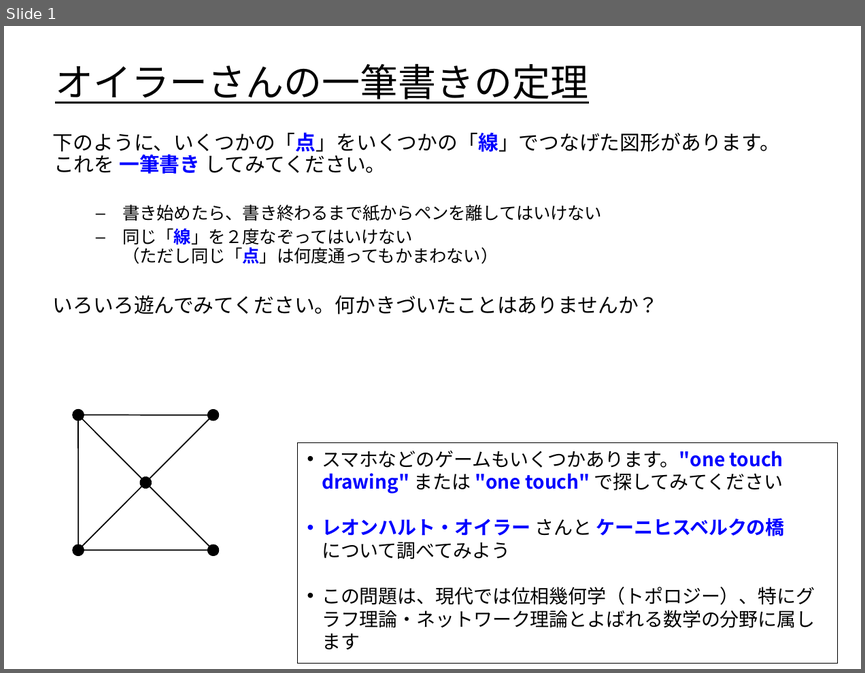
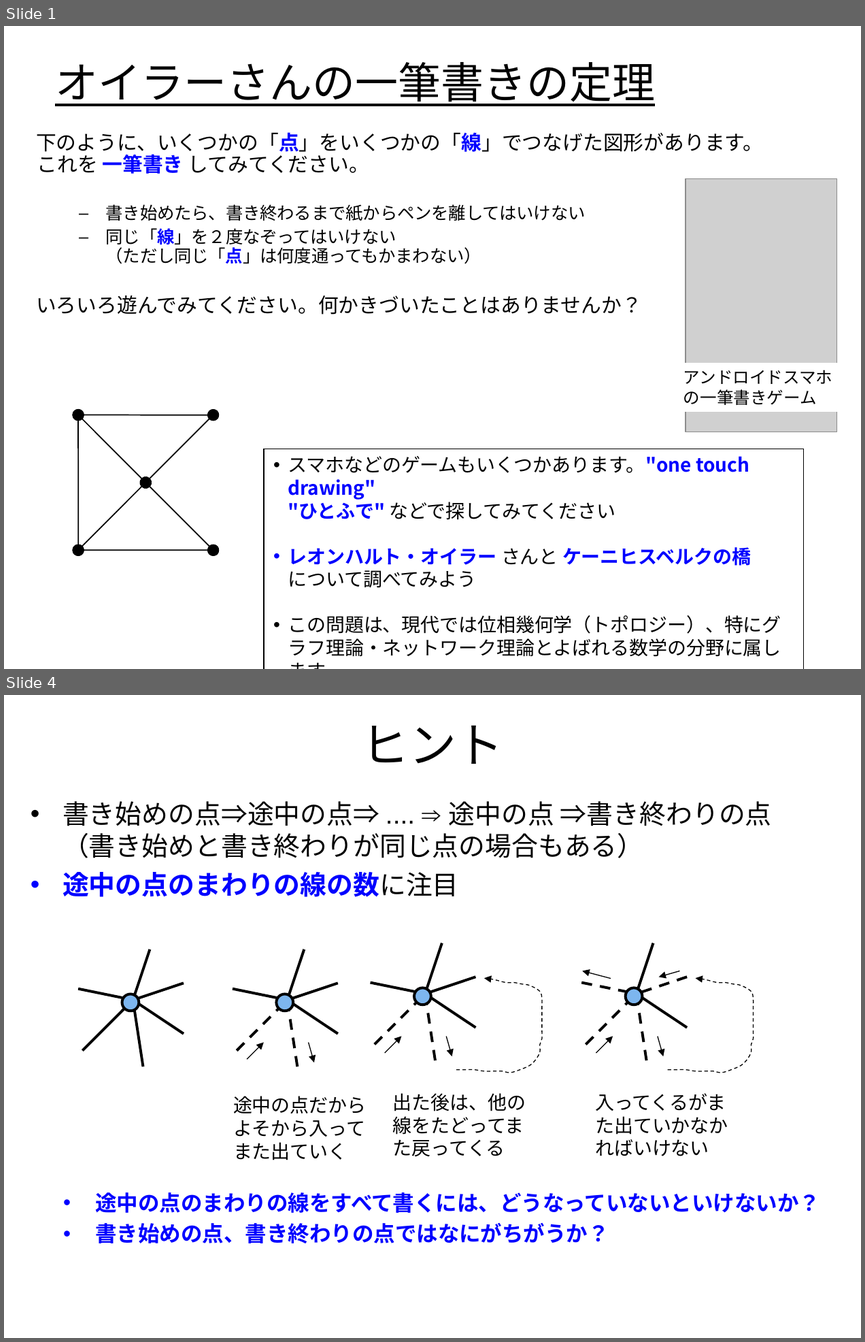
Before and after one commit to kuh96/qzz, a slide deck: one-touch.ppt. Shown one above the other, each under a label of ours: slide 1 before the commit, slides 1 and 4 after it; the slides between them are not shown. The pictures are 865x673 and 865x1342 pixels, drawn with LibreOffice and Linux fonts; fonts in the diff are those of the drawing; grey boxes stand for pictures. Boxes give left, top, right and bottom in pixels: in the first picture for what was removed or moved away, otherwise in the second. Text is boxed around its words. In the diff, an @@ line names an element or a change of style, - is before the commit and + after.

```diff
--- a/one-touch.ppt
+++ b/one-touch.ppt
@@ slide 4 added at (4,695,861,1338), background #FFFFFF @@
@@ title added at (361,725,504,764), 40 pt, text #000000 @@
+ヒント
@@ text added at (62,801,772,897), 22.2 pt, text #000000 @@
+• 書き始めの点⇒途中の点⇒ .... ⇒ 途中の点 ⇒書き終わりの点
+  （書き始めと書き終わりが同じ点の場合もある）
+• 途中の点のまわりの線の数に注目
@@ group added at (581,943,753,1072): 6 lines, 4 arrows, 1 freeform shape, 1 ellipse @@
@@ group added at (79,949,184,1066): 6 lines, 1 ellipse @@
@@ group added at (232,949,338,1066): 6 lines, 2 arrows, 1 ellipse @@
@@ group added at (370,943,542,1072): 6 lines, 2 arrows, 1 freeform shape, 1 ellipse @@
@@ text added at (233,1096,366,1160), 16 pt, text #000000 @@
+途中の点だから
+よそから入って
+また出ていく
@@ text added at (393,1093,526,1156), 16 pt, text #000000 @@
+出た後は、他の線をたどってまた戻ってくる
@@ text added at (595,1093,728,1156), 16 pt, text #000000 @@
+入ってくるがまた出ていかなかればいけない
@@ text added at (95,1192,820,1243), 18 pt, text #0000FF, bold @@
+• 途中の点のまわりの線をすべて書くには、どうなっていないといけないか？
+• 書き始めの点、書き終わりの点ではなにがちがうか？
@@ slide 1 changed as well @@
@@ title "オイラーさんの一筆書きの定理" at (55,62,655,106): size 32 to 36 pt @@
@@ text "下のように、いくつかの「点」をいくつかの「線」でつなげた図形があります。 これを 一筆書き してみてください。": place and size @@
-text "下のように、いくつかの「点」をいくつかの「線」でつなげた図形があります。 これを 一筆書き してみてください。" at (53,132,780,314)
+text "下のように、いくつかの「点」をいくつかの「線」でつなげた図形があります。 これを 一筆書き してみてください。" at (36,132,763,314)
@@ picture added at (685,178,837,431) @@
@@ rectangle added at (675,363,842,412), fill #FFFFFF, 14 pt, text #000000 @@
+アンドロイドスマホ
+の一筆書きゲーム
@@ rectangle "スマホなどのゲームもいくつかあります。"one touch drawing" "ひとふで" などで探してみてください": place and size @@
-rectangle "スマホなどのゲームもいくつかあります。"one touch drawing" "ひとふで" などで探してみてください" at (298,442,838,662)
+rectangle "スマホなどのゲームもいくつかあります。"one touch drawing" "ひとふで" などで探してみてください" at (264,448,804,669)
@@ text in rectangle at (288,456,749,520): text changed @@
-• スマホなどのゲームもいくつかあります。"one touch drawing" または "one touch" で探してみてください
+• スマホなどのゲームもいくつかあります。"one touch drawing"
+  "ひとふで" などで探してみてください
```
Also in this commit, not shown: 1 other slide changed, 4 other slides added, 7 other files.
